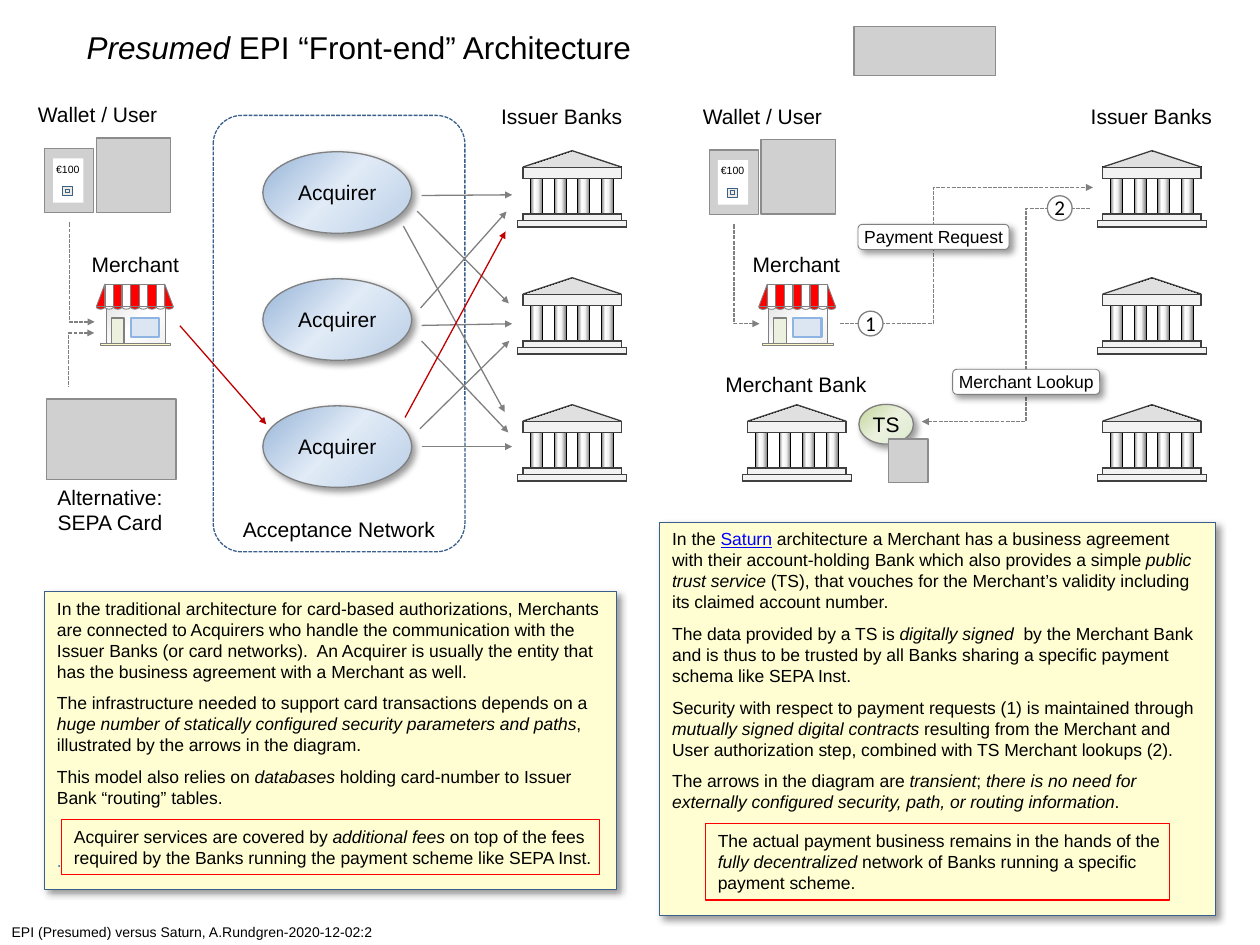
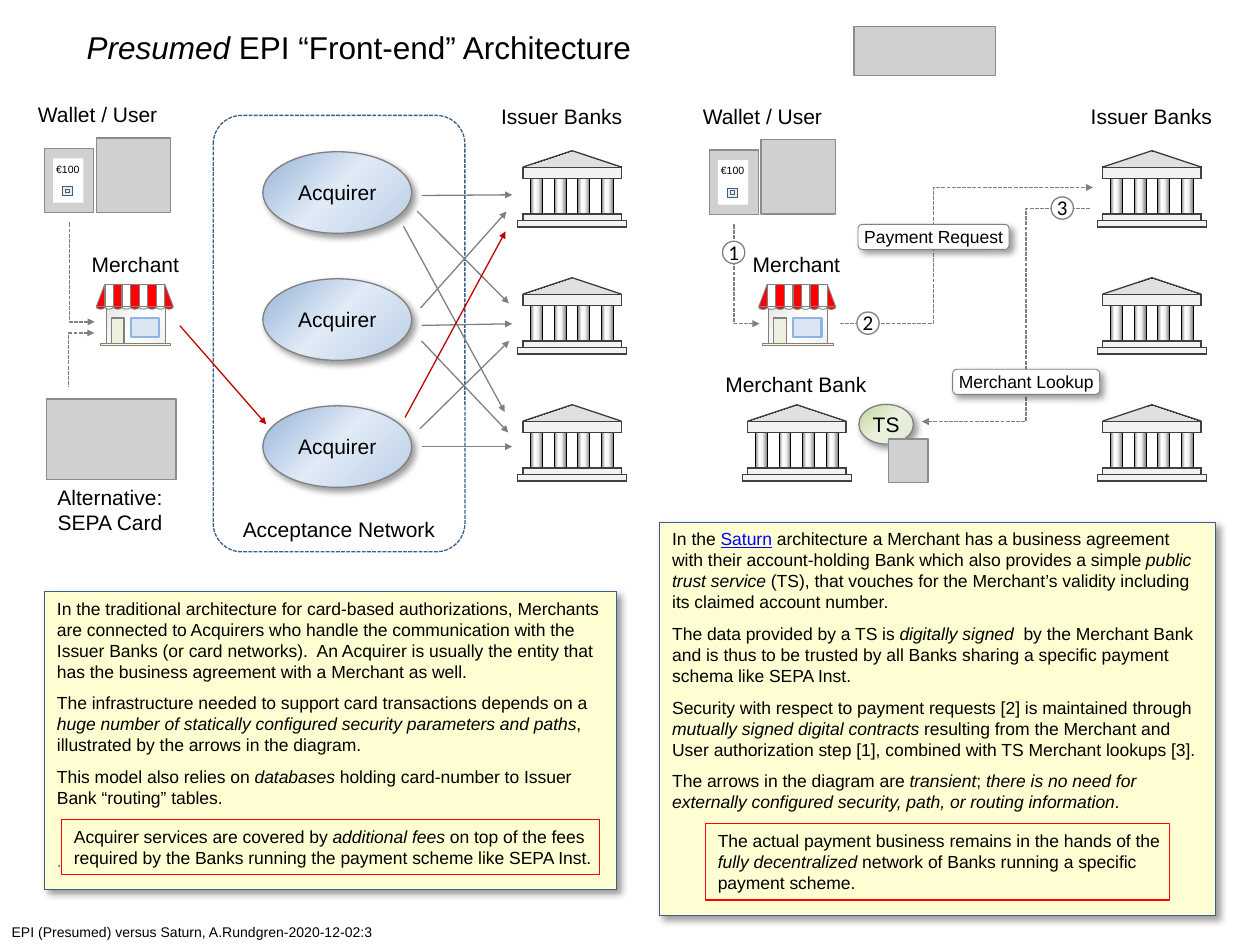
Before and after one commit to cyberphone/doc, a slide deck: slide 1 of saturn/epi(presumed)-vs-saturn.pptx. Drawn at 1260x945 pixels with LibreOffice and Linux fonts; fonts in the diff are those of the drawing; grey boxes stand for pictures. Boxes give left, top, right and bottom in pixels: in the first picture for what was removed or moved away, otherwise in the second. Text is boxed around its words. In the diff, an @@ line names an element or a change of style, - is before the commit and + after.

Commit message:
Added a numbered step

```diff
--- a/saturn/epi(presumed)-vs-saturn.pptx
+++ b/saturn/epi(presumed)-vs-saturn.pptx
@@ ellipse added at [1051, 197, 1074, 219], fill #FFFFFF, outline #808080 0.75 pt, 12 pt, text #000000 @@
+3
@@ ellipse "1": place and size @@
-ellipse "1" at [858, 311, 883, 336]
+ellipse "1" at [722, 242, 745, 265]
@@ ellipse "2": place and size @@
-ellipse "2" at [1047, 195, 1072, 220]
+ellipse "2" at [857, 312, 879, 335]
@@ text in rectangle at [672, 701, 1195, 760]: text changed @@
-Security with respect to payment requests (1) is maintained through mutually signed digital contracts resulting from the Merchant and User authorization step, combined with TS Merchant lookups (2).
+Security with respect to payment requests [2] is maintained through mutually signed digital contracts resulting from the Merchant and User authorization step [1], combined with TS Merchant lookups [3].
@@ text at [12, 927, 372, 940]: text changed @@
-EPI (Presumed) versus Saturn, A.Rundgren-2020-12-02:2
+EPI (Presumed) versus Saturn, A.Rundgren-2020-12-02:3
```
Also in this commit, not shown: 1 other file.
